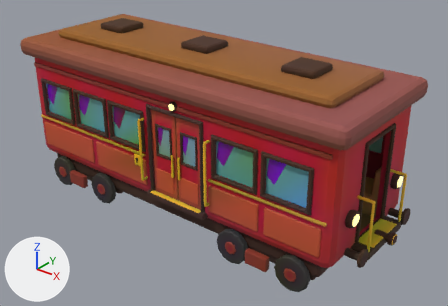
An edit to the glTF model ArtSource/Exports/RegionalWagon_Blockout.glb, drawn before and after from the same camera.
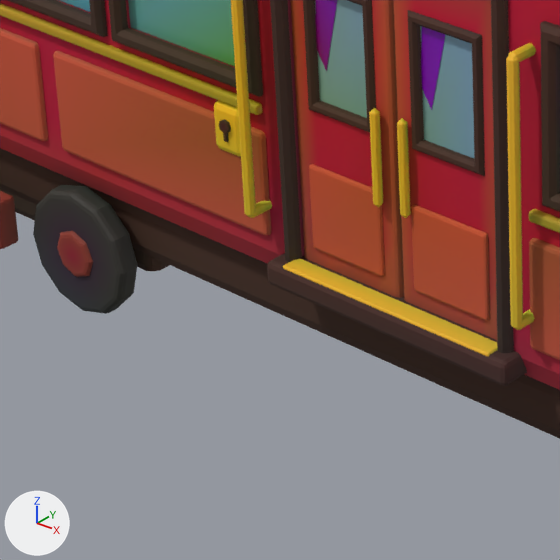
There are two pictures of each version: one whole from a 50 mm camera at (7.25, -7.2, 5.94) aimed at (0.45, 1.32, 0.66), one close up on the part from 19% to 48% of the width and 42% to 85% of the height. Arrows for +X, +Y and +Z are at lower left; the lights stay in place. The first two pictures are the older version. Where no turn or scale is listed for an object, it has been applied to the vertices. Vertices at exactly the same position are counted once.

The first close-up shows 'Body', 'DoorFrame', 'DoorLeaf_L', 'DoorLeaf_R', 'DoorSill', 'GrabRails', 'KeyLock', 'Livery', 'Underframe', 'Windows'.
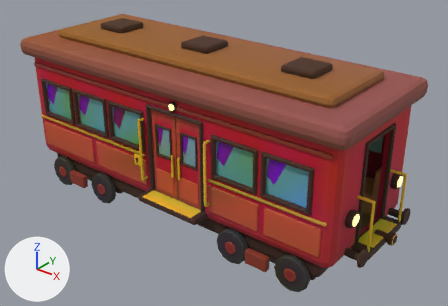
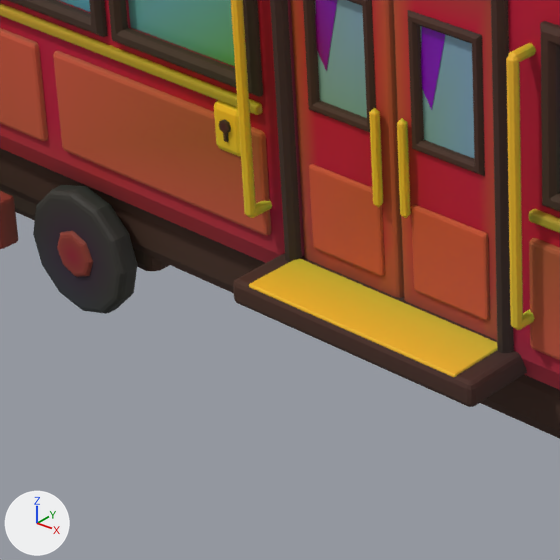
Pixel boxes [x1, y1, x2, y2] of what changed, in the close-ups (560 x 560 px):
'DoorSill', reshaped (13% wider, 16% taller): before [267, 254, 527, 386]; after [233, 254, 527, 407]

The change, as a list of edits to the scene's bpy script:
```text
Change me_doorsill:
    used by ob_doorsill; location = (0.0, 0.0, 0.0)
    remove me_doorsill.from_pydata(...)  # 112 vertices, 216 faces; spans x -0.3..1.1, y -0.11..0.14, z 0.06..0.19
    add me_doorsill.from_pydata(...)  # 112 vertices, 216 faces; spans x -0.3..1.1, y -0.32..0.14, z 0.06..0.19
    me_doorsill part 1: all 56 vertices in x -0.3..1.1, y -0.11..-0.085, z 0.06..0.19 are moved by (0.0, -0.21, 0.0)
```
